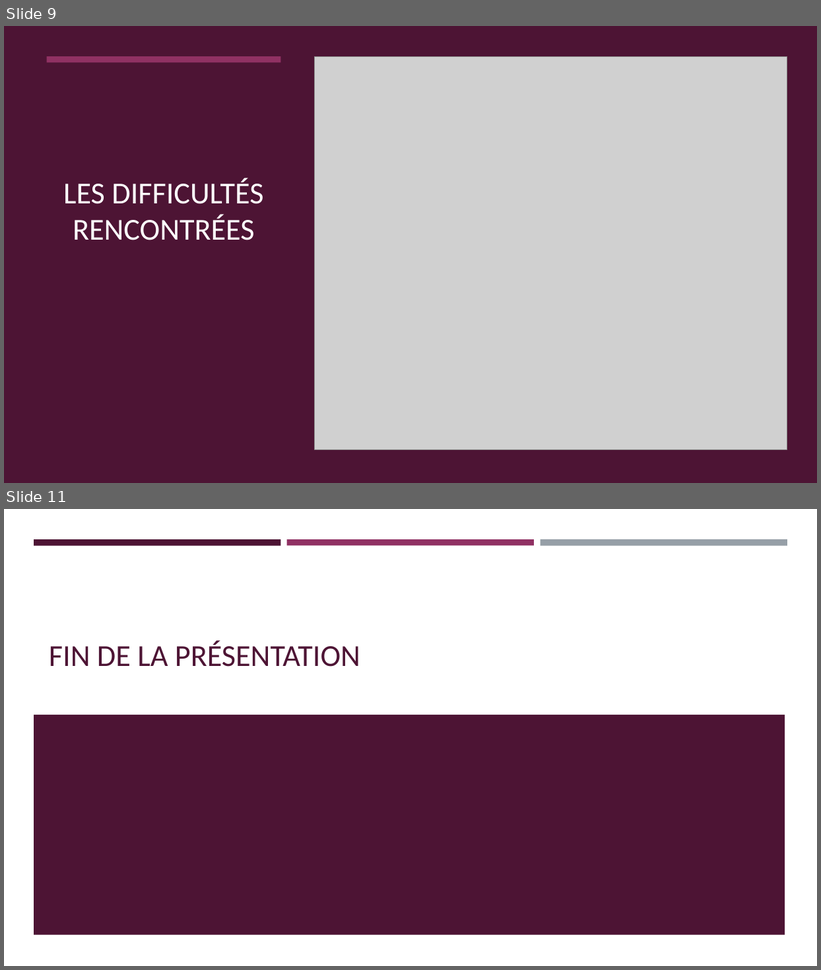
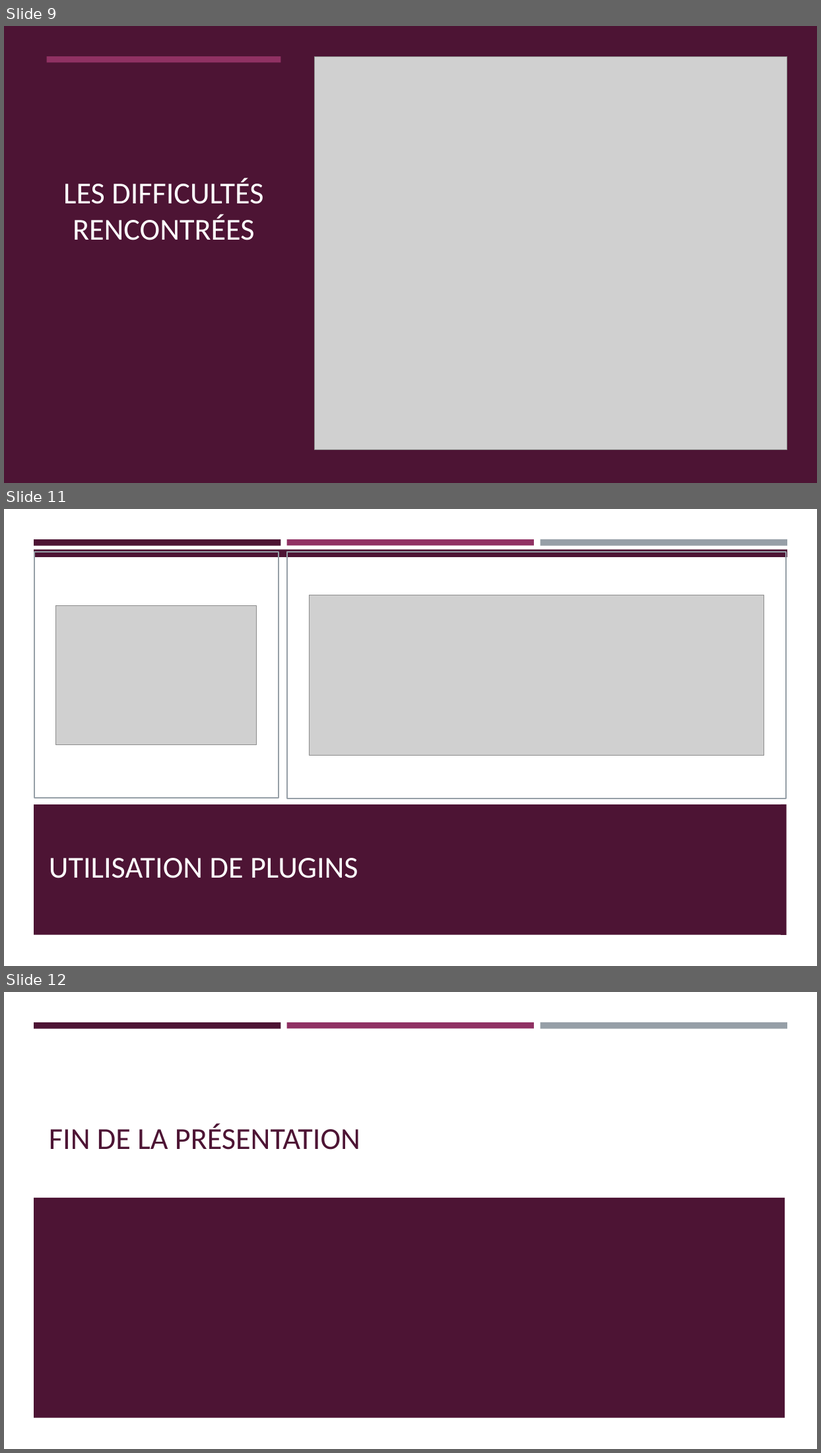
Before and after one commit to Gabrielle20/p4_ReservationVelo, a slide deck: Soutenance P3.pptx. Shown one above the other, each under a label of ours: slides 9 and 11 before the commit, slides 9, 11 and 12 after it; the slides between them are not shown. The pictures are 821x970 and 821x1453 pixels, drawn with LibreOffice and Linux fonts; fonts in the diff are those of the drawing; grey boxes stand for pictures. Boxes give left, top, right and bottom in pixels: in the first picture for what was removed or moved away, otherwise in the second. Text is boxed around its words. In the diff, an @@ line names an element or a change of style, - is before the commit and + after.

```diff
--- a/Soutenance P3.pptx
+++ b/Soutenance P3.pptx
@@ slide 11 added at box(4, 509, 817, 966), background #FFFFFF @@
@@ rectangle added at box(34, 539, 281, 545), fill #4D1434 @@
@@ rectangle added at box(287, 539, 534, 545), fill #903163 @@
@@ rectangle added at box(540, 539, 787, 546), fill #969FA7 @@
@@ rectangle added at box(4, 557, 817, 805), fill #FFFFFF @@
@@ rectangle added at box(34, 549, 788, 634), fill #4D1434 @@
@@ rectangle added at box(34, 552, 279, 798), outline #969FA7 1.5 pt @@
@@ rectangle added at box(288, 552, 787, 799), outline #969FA7 1.5 pt @@
@@ picture added at box(56, 606, 257, 745) @@
@@ picture added at box(310, 595, 765, 755) @@
@@ rectangle added at box(34, 714, 785, 935), fill #4D1434 @@
@@ rectangle added at box(781, 805, 787, 935), fill #4D1434 @@
@@ title added at box(49, 858, 358, 879), 36 pt, text #FFFFFF @@
+UTILISATION DE PLUGINS
@@ what was slide 11 is now slide 12 @@
```
Also in this commit, not shown: 1 slide changed, 4 other files.
